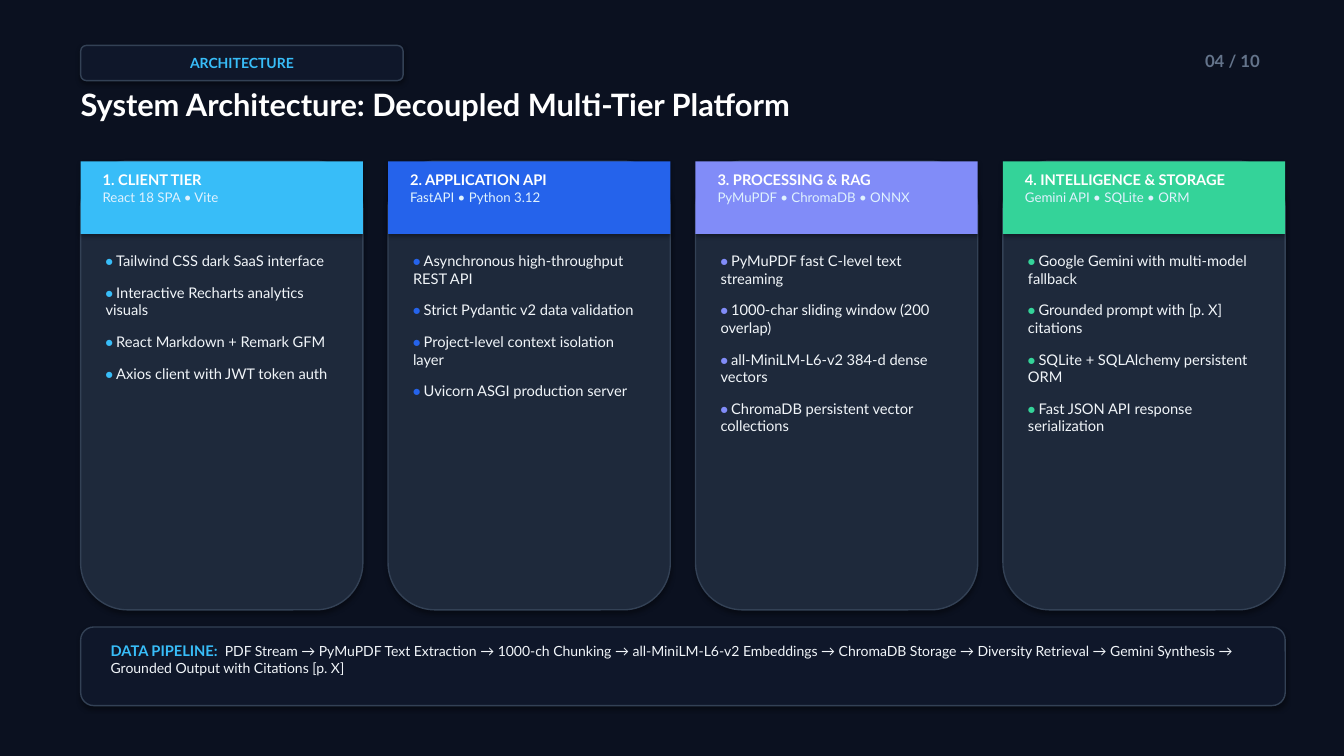
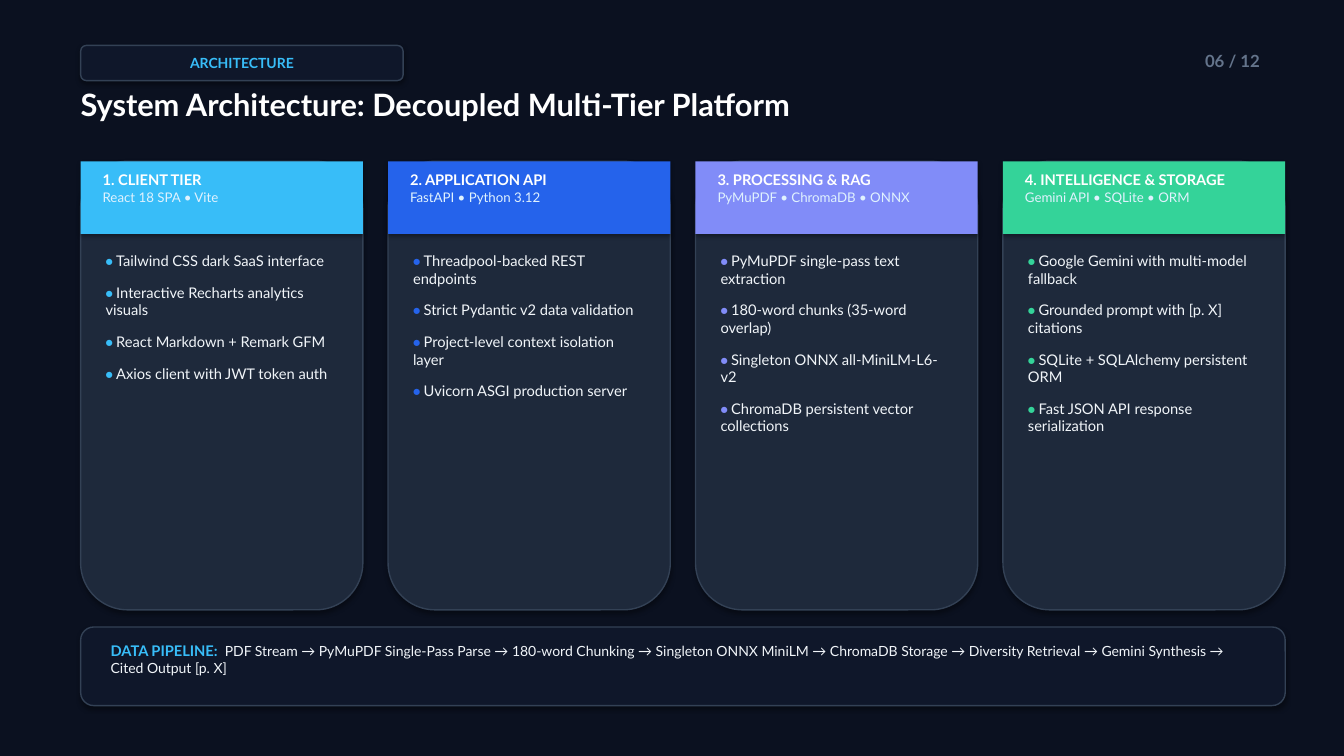
Before and after one commit to adithhn12/ResearchMate-AI, a slide deck: slide 6 of ResearchMate_AI_Presentation.pptx (slide 4 before the commit). Drawn at 1344x756 pixels with LibreOffice and Linux fonts; fonts in the diff are those of the drawing. Boxes give left, top, right and bottom in pixels: in the first picture for what was removed or moved away, otherwise in the second. Text is boxed around its words. In the diff, an @@ line names an element or a change of style, - is before the commit and + after.

```diff
--- a/ResearchMate_AI_Presentation.pptx
+++ b/ResearchMate_AI_Presentation.pptx
@@ text at <box>1205,55,1259,67</box>: text changed @@
-04 / 10
+06 / 12
@@ text at <box>413,255,585,287</box>: text changed @@
-• Asynchronous high-throughput REST API
+• Threadpool-backed REST endpoints
@@ text at <box>721,255,938,382</box>: text changed @@
-• PyMuPDF fast C-level text streaming
-• 1000-char sliding window (200 overlap)
-• all-MiniLM-L6-v2 384-d dense vectors
+• PyMuPDF single-pass text extraction
+• 180-word chunks (35-word overlap)
+• Singleton ONNX all-MiniLM-L6-v2
@@ text at <box>111,645,1207,676</box>: text changed @@
-DATA PIPELINE: PDF Stream → PyMuPDF Text Extraction → 1000-ch Chunking → all-MiniLM-L6-v2 Embeddings → ChromaDB Storage → Diversity Retrieval → Gemini Synthesis → Grounded Output with Citations [p. X]
+DATA PIPELINE: PDF Stream → PyMuPDF Single-Pass Parse → 180-word Chunking → Singleton ONNX MiniLM → ChromaDB Storage → Diversity Retrieval → Gemini Synthesis → Cited Output [p. X]
```
Also in this commit, not shown: 8 other slides changed, 2 slides added, 1 other file.
